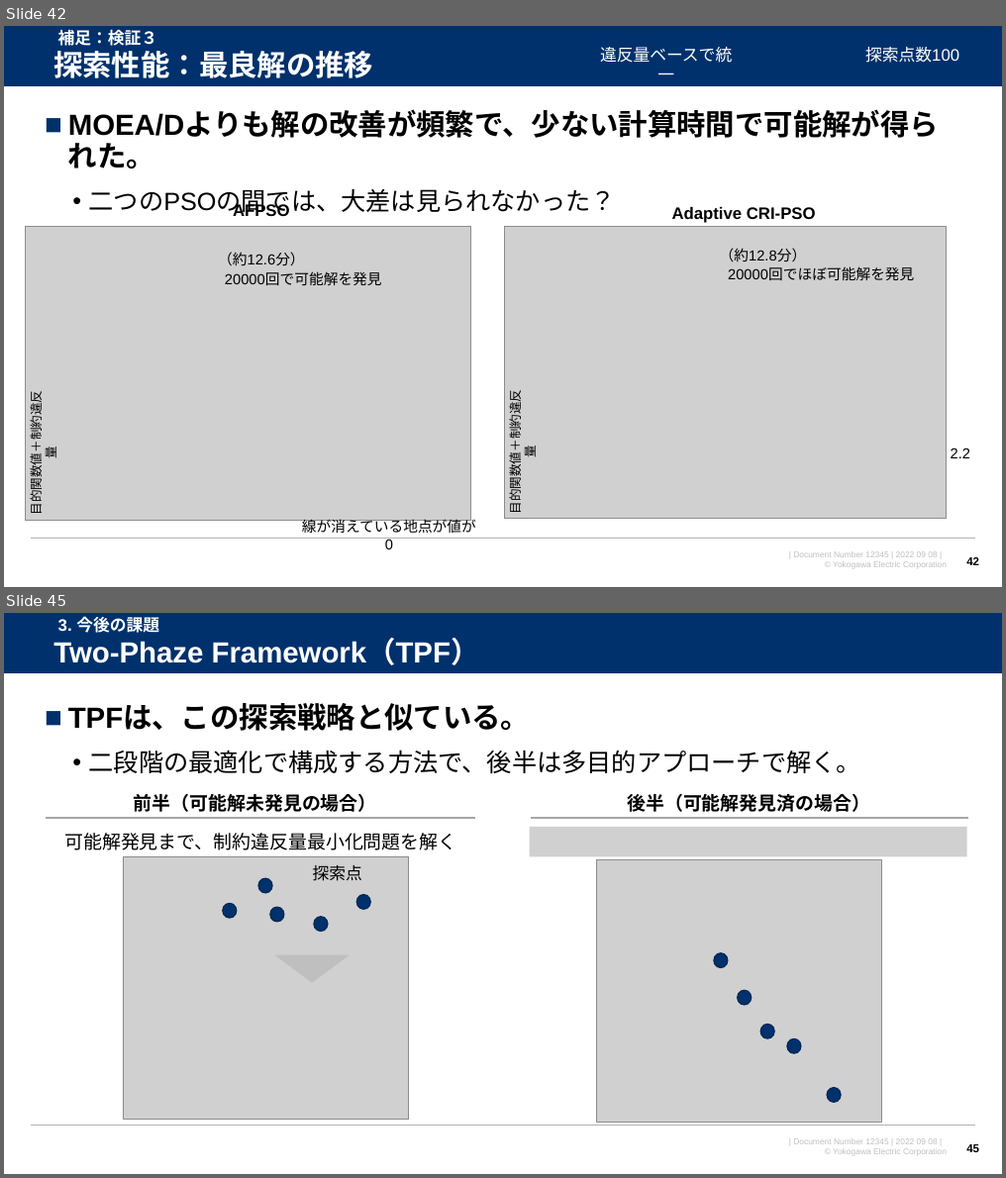
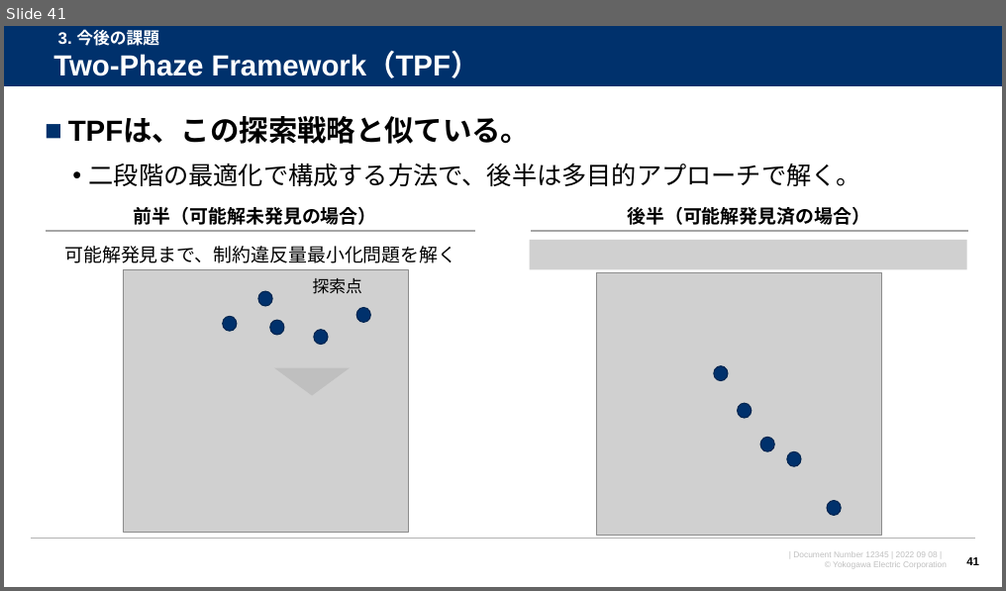
Before and after one commit to watarukumagai-git/opt, a slide deck: opt/220915_スケジューリング問題の検証_rev.0.pptx. Shown one above the other, each under a label of ours: slides 42 and 45 before the commit, slide 41 after it; the slides between them are not shown. The pictures are 1006x1178 and 1006x591 pixels, drawn with LibreOffice and Linux fonts; fonts in the diff are those of the drawing; grey boxes stand for pictures; background and template pictures are left out. Boxes give left, top, right and bottom in pixels: in the first picture for what was removed or moved away, otherwise in the second. Text is boxed around its words. In the diff, an @@ line names an element or a change of style, - is before the commit and + after.

```diff
--- a/opt/220915_スケジューリング問題の検証_rev.0.pptx
+++ b/opt/220915_スケジューリング問題の検証_rev.0.pptx
@@ slide 42 removed at [4,26,1002,587], background #FFFFFF; not listed: 4 template elements that a slide beside it also shows @@
@@ title removed at [54,51,373,78] @@
-探索性能：最良解の推移
@@ text removed at [58,29,157,46] @@
-補足：検証３
@@ text removed at [600,47,732,75] @@
-違反量ベースで統一
@@ text removed at [865,47,959,63] @@
-探索点数100
@@ text removed at [68,112,939,216] @@
-■ MOEA/Dよりも解の改善が頻繁で、少ない計算時間で可能解が得られた。
-  • 二つのPSOの間では、大差は見られなかった？
@@ text removed at [233,203,290,216] @@
-AFPSO
@@ picture removed at [25,226,471,521] @@
@@ picture removed at [504,226,945,518] @@
@@ text removed at [672,207,816,223] @@
-Adaptive CRI-PSO
@@ text removed at [218,252,305,267] @@
-（約12.6分）
@@ text removed at [720,248,807,262] @@
-（約12.8分）
@@ text removed at [225,274,382,285] @@
-20000回で可能解を発見
@@ text removed at [728,269,914,280] @@
-20000回でほぼ可能解を発見
@@ text removed at [27,403,59,512] @@
-目的関数値＋制約違反量
@@ text removed at [506,402,539,511] @@
-目的関数値＋制約違反量
@@ text removed at [950,448,970,459] @@
-2.2
@@ text removed at [302,518,476,550] @@
-線が消えている地点が値が0
@@ page number removed at [966,558,979,566] @@
-42
@@ what was slide 45 is now slide 41 @@
@@ page number at [966,558,979,566]: text changed @@
-45
+41
```
Also in this commit, not shown: 3 slides changed, 3 other slides removed.
